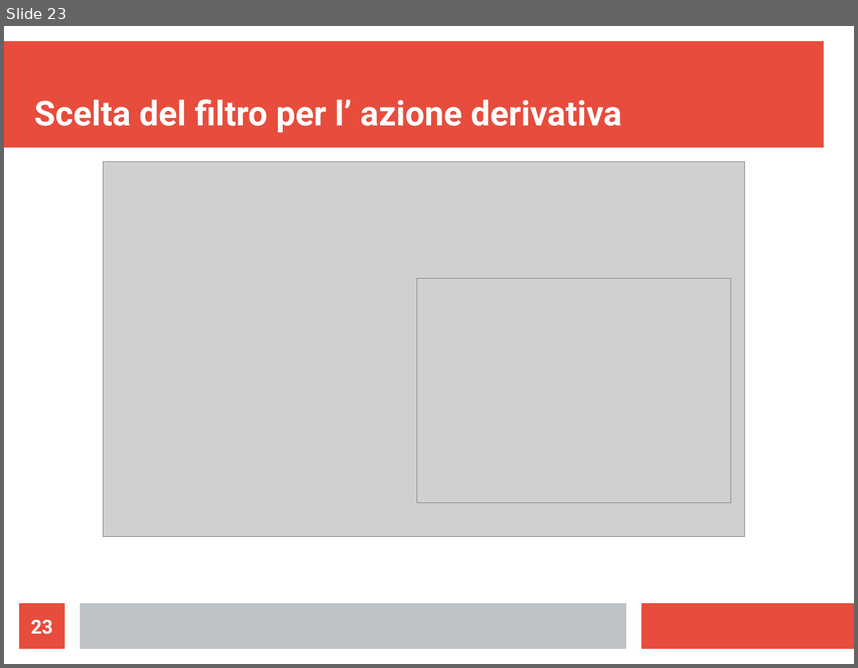
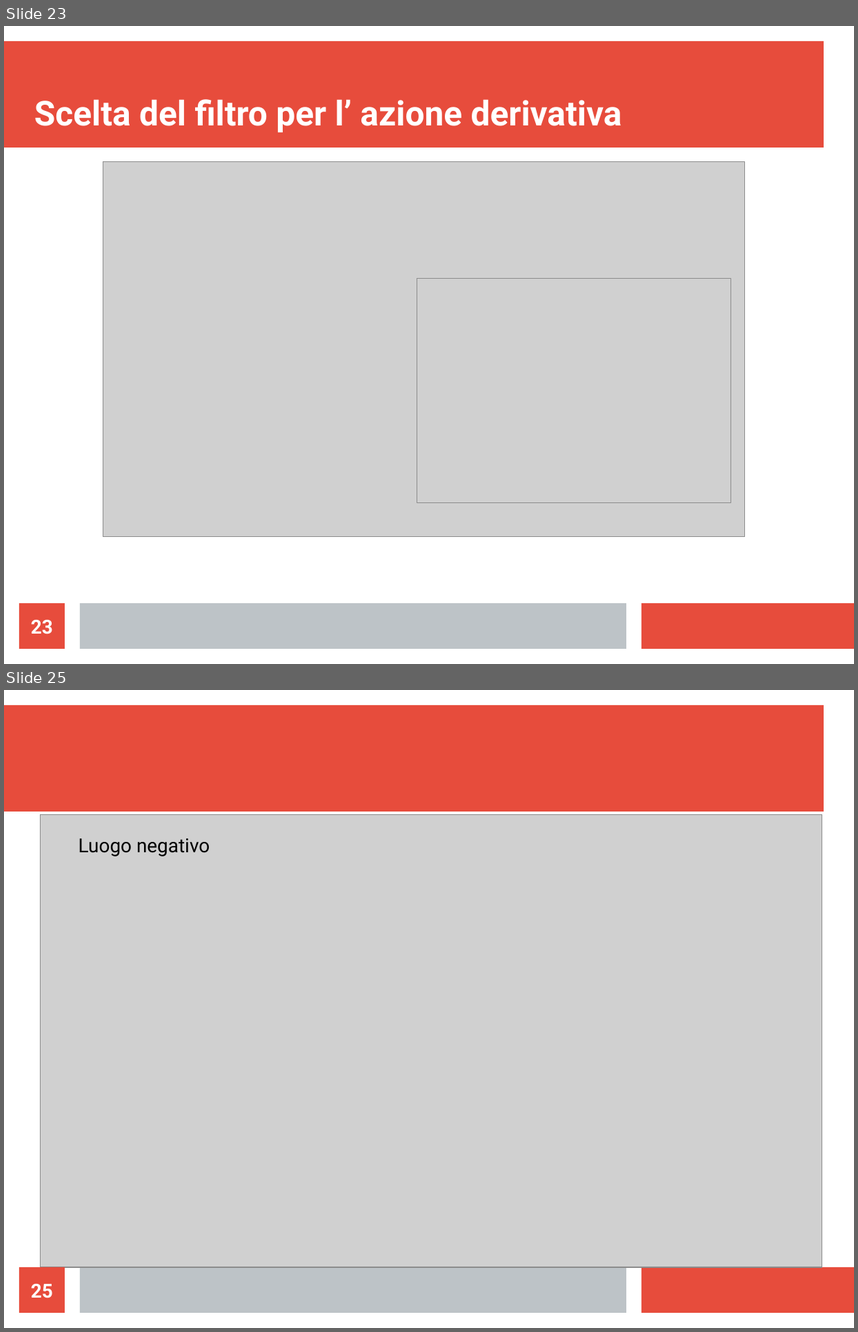
Before and after one commit to LeonardoSalustri/Tesi, a slide deck: Formule_presentazione/Presentazione.odp. Shown one above the other, each under a label of ours: slide 23 before the commit, slides 23 and 25 after it; the slides between them are not shown. The pictures are 858x668 and 858x1332 pixels, drawn with LibreOffice and Linux fonts; fonts in the diff are those of the drawing; grey boxes stand for pictures. Boxes give left, top, right and bottom in pixels: in the first picture for what was removed or moved away, otherwise in the second. Text is boxed around its words. In the diff, an @@ line names an element or a change of style, - is before the commit and + after.

```diff
--- a/Formule_presentazione/Presentazione.odp
+++ b/Formule_presentazione/Presentazione.odp
@@ slide 25 added at [4,690,854,1328], background #FFFFFF; not listed: 3 template elements that a slide beside it also shows @@
@@ picture added at [41,814,822,1267] @@
@@ text added at [79,838,210,856], 18 pt, text #000000 @@
+Luogo negativo
@@ page number added at [19,1267,65,1312], fill #E74C3C, 18 pt, text #FFFFFF, bold @@
+25
```
Also in this commit, not shown: 13 slides changed, 1 slide removed, 37 other files.
